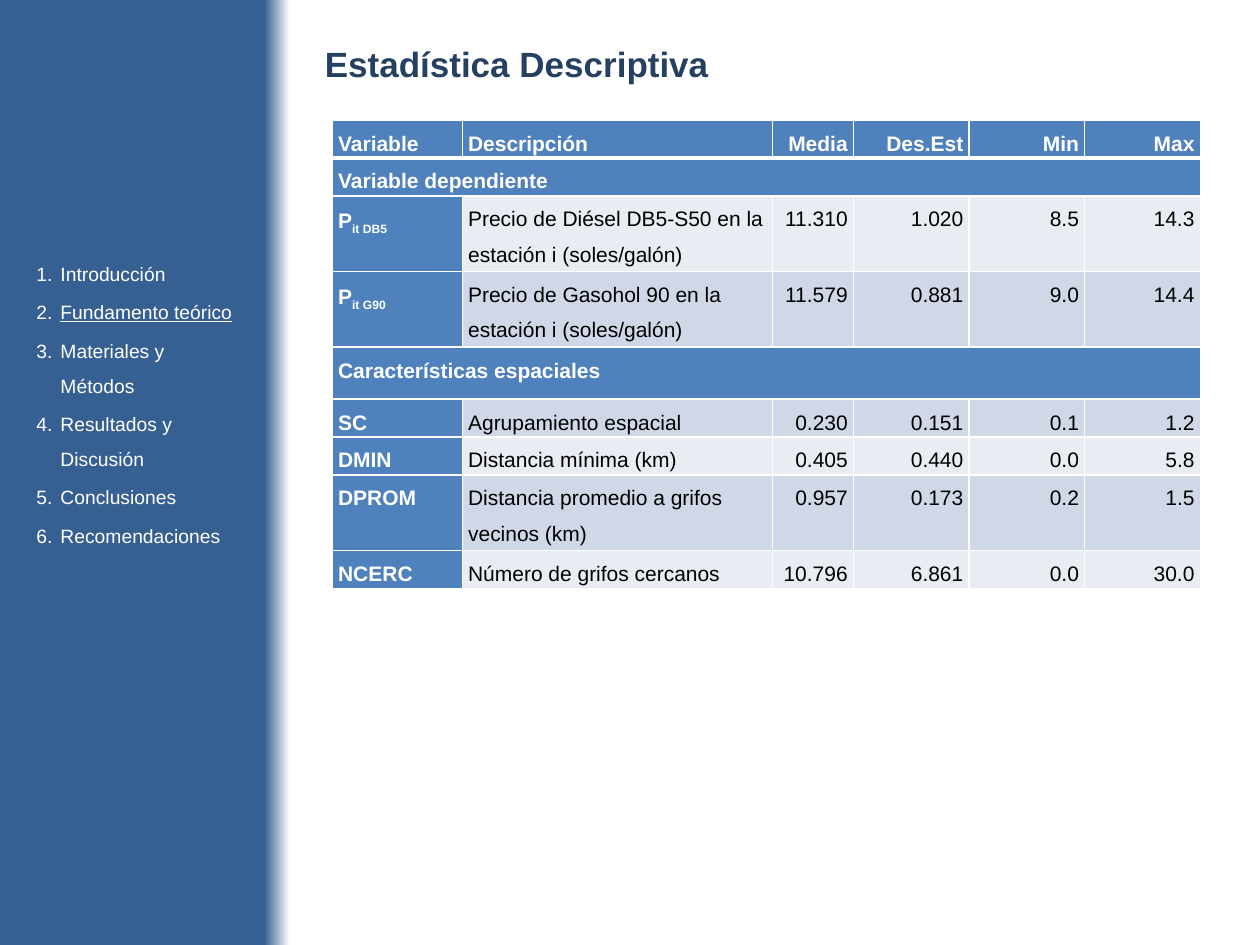
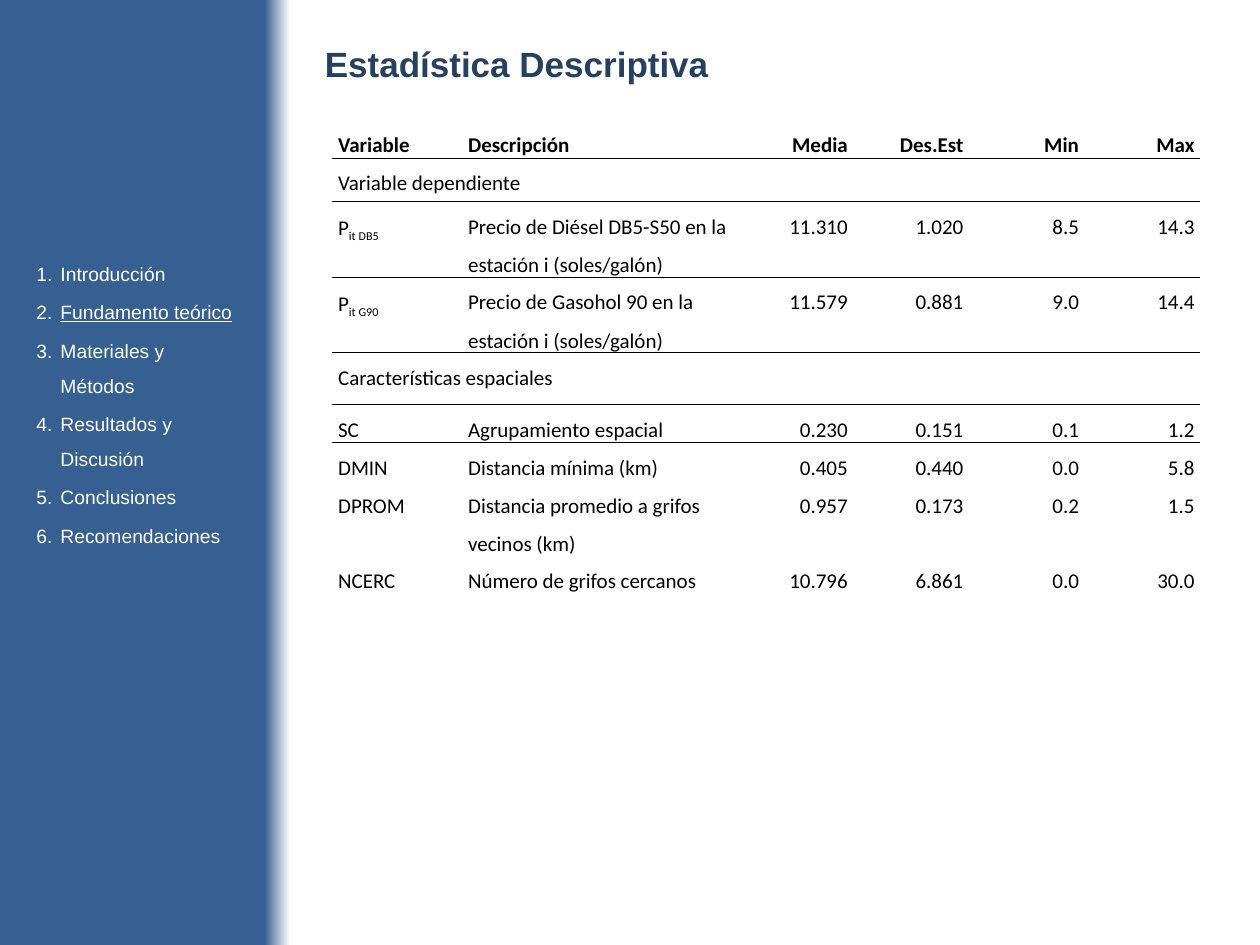
Before and after one commit to diegouriarte/masther-thesis, a slide deck: slide 16 of doc/avance-parcial.pptx. Drawn at 1260x945 pixels with LibreOffice and Linux fonts; fonts in the diff are those of the drawing. Boxes give left, top, right and bottom in pixels: in the first picture for what was removed or moved away, otherwise in the second. Text is boxed around its words. In the diff, an @@ line names an element or a change of style, - is before the commit and + after.

Commit message:
tablas con test de dependencia espacial para panel data

```diff
--- a/doc/avance-parcial.pptx
+++ b/doc/avance-parcial.pptx
@@ table at box(333, 120, 1201, 596) @@
@@ fill #4F81BD to none in 14 cells @@
@@ fill #E9EDF4 to none in 15 cells @@
@@ fill #D0D8E8 to none in 15 cells @@
@@ font Arial to Calibri @@
@@ text colour #FFFFFF to #000000 in "Variable", "Descripción", "Media", "Des.Est" and 10 more places @@
@@ bold off in "Variable dependiente", "Pit DB5", "Pit G90", "Características espaciales" and 4 more places @@
@@ borders changed @@
```
Also in this commit, not shown: 6 other slides changed, 2 slides added, 2 other files.
